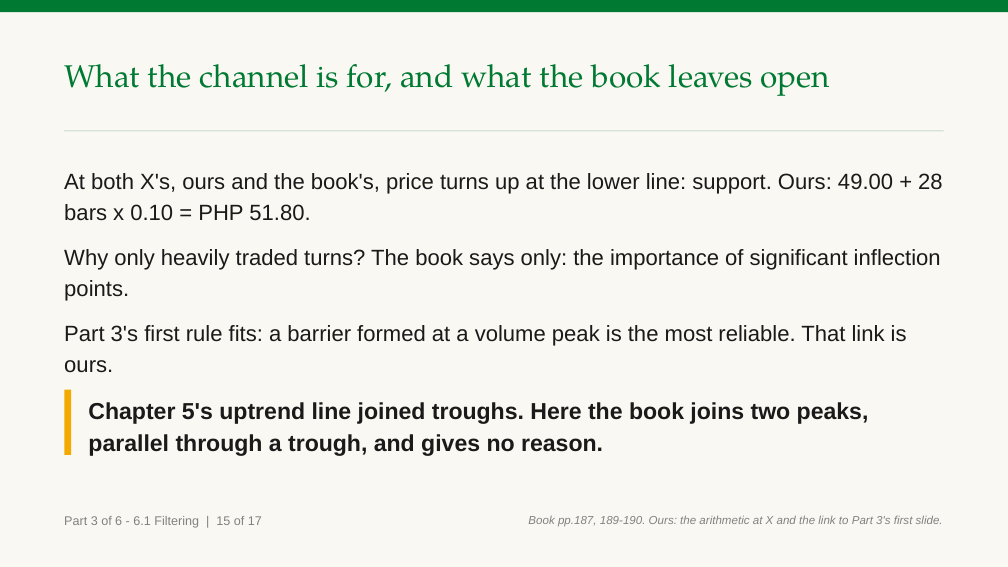
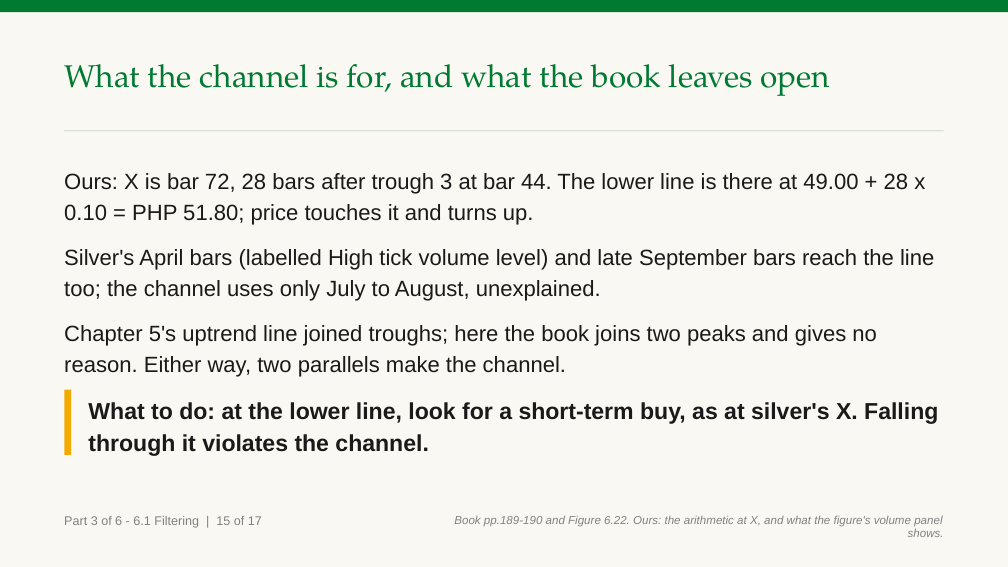
Before and after one commit to benjiesotelo-sudo/Telos_FIN1209, a slide deck: slide 69 of chapter-06/FIN1209-Chapter-06.pptx. Drawn at 1008x567 pixels with LibreOffice and Linux fonts; fonts in the diff are those of the drawing. Boxes give left, top, right and bottom in pixels: in the first picture for what was removed or moved away, otherwise in the second. Text is boxed around its words. In the diff, an @@ line names an element or a change of style, - is before the commit and + after.

```diff
--- a/chapter-06/FIN1209-Chapter-06.pptx
+++ b/chapter-06/FIN1209-Chapter-06.pptx
@@ text at <box>64,173,934,377</box>: text changed @@
-At both X's, ours and the book's, price turns up at the lower line: support. Ours: 49.00 + 28 bars x 0.10 = PHP 51.80.
-Why only heavily traded turns? The book says only: the importance of significant inflection points.
-Part 3's first rule fits: a barrier formed at a volume peak is the most reliable. That link is ours.
+Ours: X is bar 72, 28 bars after trough 3 at bar 44. The lower line is there at 49.00 + 28 x 0.10 = PHP 51.80; price touches it and turns up.
+Silver's April bars (labelled High tick volume level) and late September bars reach the line too; the channel uses only July to August, unexplained.
+Chapter 5's uptrend line joined troughs; here the book joins two peaks and gives no reason. Either way, two parallels make the channel.
@@ text at <box>88,402,938,456</box>: text changed @@
-Chapter 5's uptrend line joined troughs. Here the book joins two peaks, parallel through a trough, and gives no reason.
+What to do: at the lower line, look for a short-term buy, as at silver's X. Falling through it violates the channel.
@@ text at <box>454,516,944,537</box>: text changed @@
-Book pp.187, 189-190. Ours: the arithmetic at X and the link to Part 3's first slide.
+Book pp.189-190 and Figure 6.22. Ours: the arithmetic at X, and what the figure's volume panel shows.
```
Also in this commit, not shown: 7 other slides changed, 3 other files.
